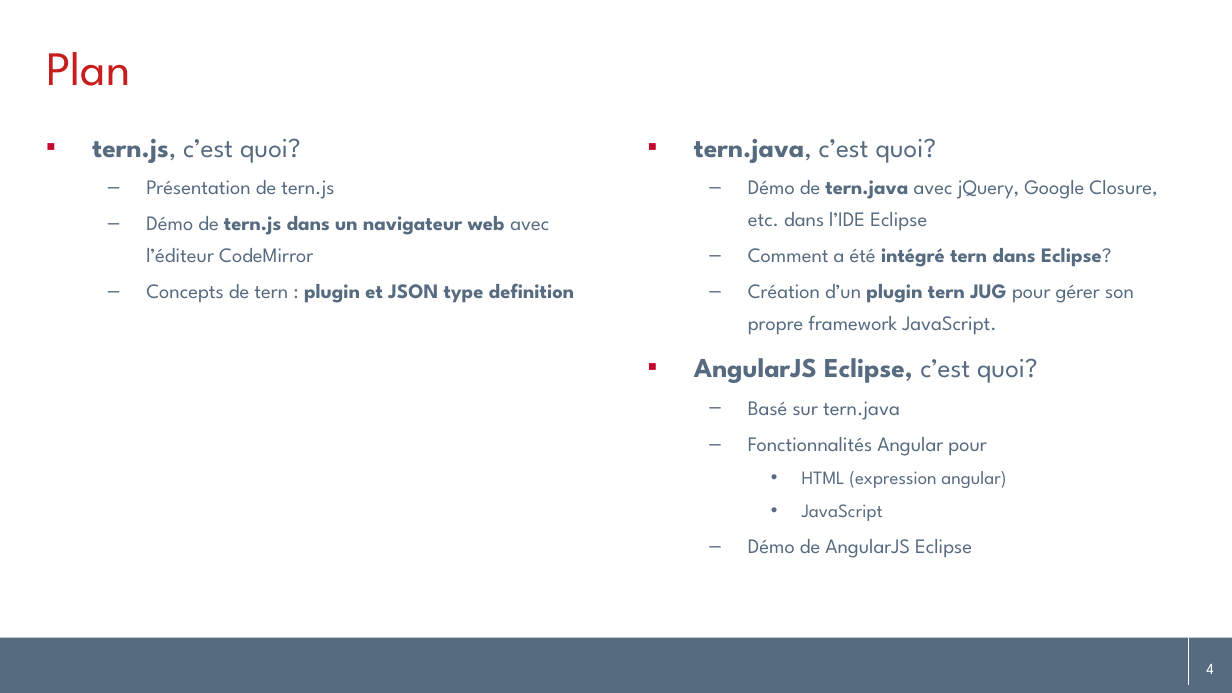
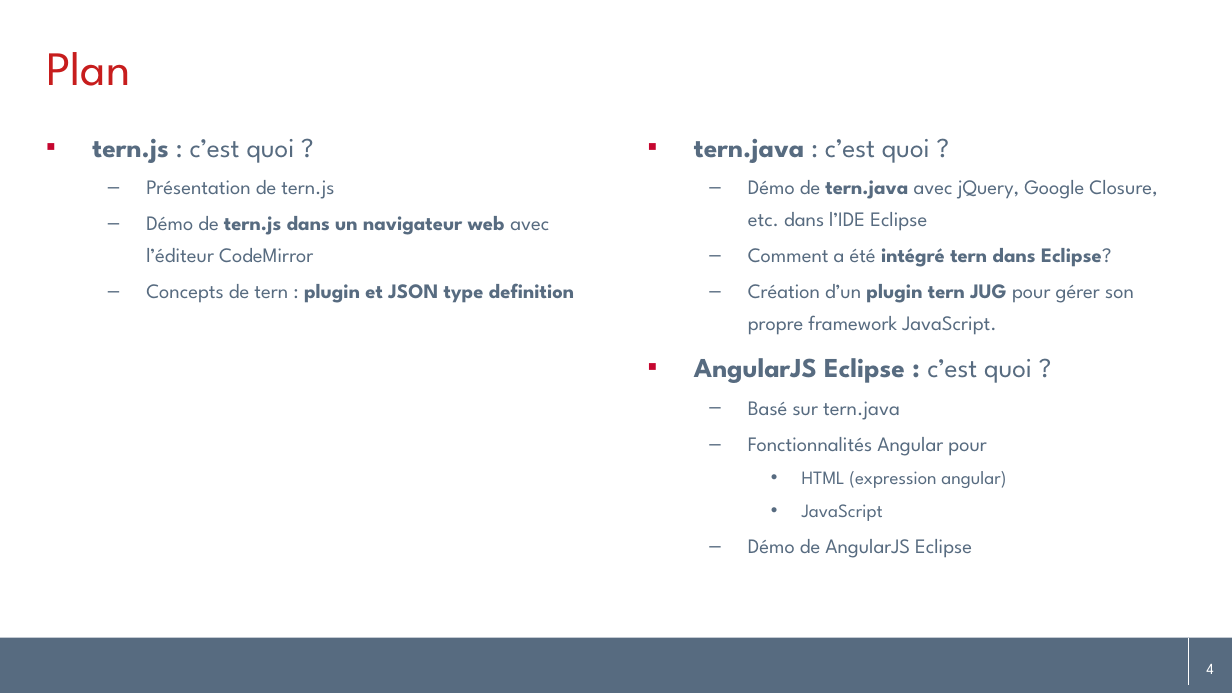
Before and after one commit to angelozerr/tern.java, a slide deck: slide 4 of docs/tern.java_fr.pptx. Drawn at 1232x693 pixels with LibreOffice and Linux fonts; fonts in the diff are those of the drawing; background and template pictures are left out. Boxes give left, top, right and bottom in pixels: in the first picture for what was removed or moved away, otherwise in the second. Text is boxed around its words. In the diff, an @@ line names an element or a change of style, - is before the commit and + after.

```diff
--- a/docs/tern.java_fr.pptx
+++ b/docs/tern.java_fr.pptx
@@ text at <box>92,139,294,163</box>: text changed @@
-▪ tern.js, c’est quoi?
+▪ tern.js : c’est quoi ?
@@ text at <box>694,139,930,163</box>: text changed @@
-▪ tern.java, c’est quoi?
+▪ tern.java : c’est quoi ?
@@ text at <box>694,358,1032,383</box>: text changed @@
-▪ AngularJS Eclipse, c’est quoi?
+▪ AngularJS Eclipse : c’est quoi ?
```
Also in this commit, not shown: 23 other slides changed, 1 other file.
